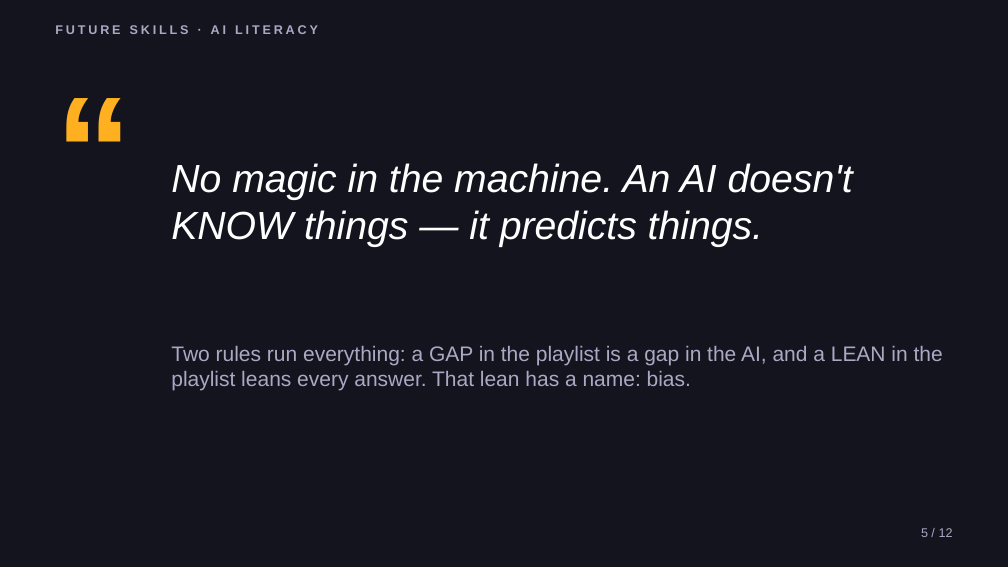
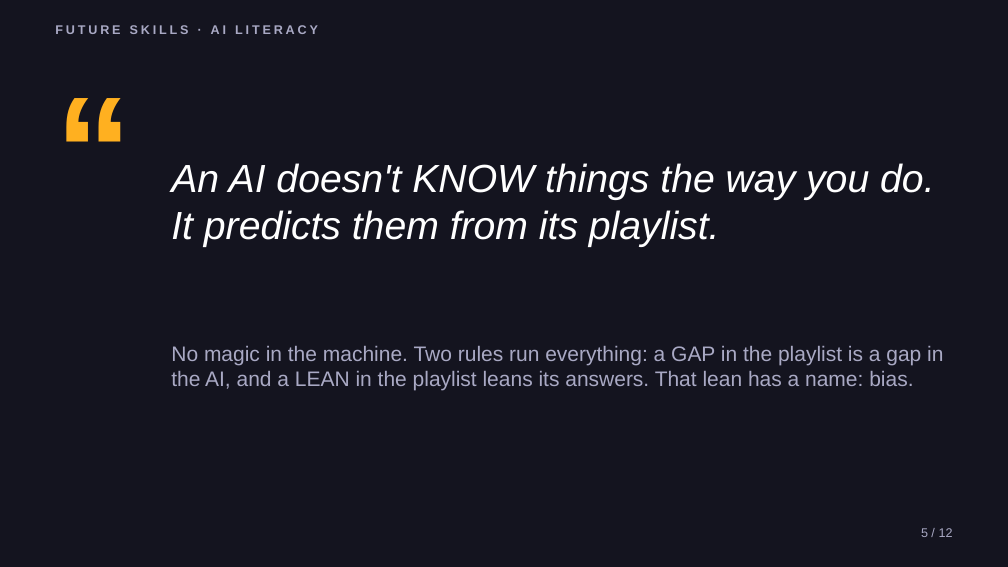
Before and after one commit to phiunit/tptphi, a slide deck: slide 5 of products/ai-training-data-crate/dist/What's in the Playlist - Slides.pptx. Drawn at 1008x567 pixels with LibreOffice and Linux fonts; fonts in the diff are those of the drawing. Boxes give left, top, right and bottom in pixels: in the first picture for what was removed or moved away, otherwise in the second. Text is boxed around its words. In the diff, an @@ line names an element or a change of style, - is before the commit and + after.

```diff
--- a/products/ai-training-data-crate/dist/What's in the Playlist - Slides.pptx
+++ b/products/ai-training-data-crate/dist/What's in the Playlist - Slides.pptx
@@ text at [171,163,934,247]: text changed @@
-No magic in the machine. An AI doesn't KNOW things — it predicts things.
+An AI doesn't KNOW things the way you do. It predicts them from its playlist.
@@ text at [171,346,943,391]: text changed @@
-Two rules run everything: a GAP in the playlist is a gap in the AI, and a LEAN in the playlist leans every answer. That lean has a name: bias.
+No magic in the machine. Two rules run everything: a GAP in the playlist is a gap in the AI, and a LEAN in the playlist leans its answers. That lean has a name: bias.
```
Also in this commit, not shown: 8 other slides changed, 33 other files.
